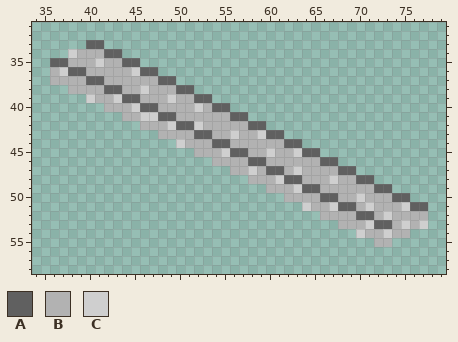
Pixel-art file, stored at assets/art/hub_level/sidewalk/sidewalk1.aseprite. Above is the file before it was changed.
80x82 pixels, 1 frame. Shown: x 34..79, y 31..58.
Visible layers, top first: "sidewalk", "Layer 1".
Palette (. is transparent): A #606060  B #b2b2b2  C #cfcfcf
Pixels before, first column x 36:
33 ....AA....................................
34 ..CBBBAA..................................
35 AABBBCBBAA................................
36 BCAABBBBBCAA..............................
37 BBBBAABBBBBBAA............................
38 ..BBBBAABBCBBBAA..........................
39 ....CBBCAABBBCBBAA........................
40 ......BBBCAABBBBCBAA......................
41 ........BBCCAABBBBBBAA....................
42 ..........BBBCAACBBBBBAA..................
43 ............BBBBAABBCBBCAA................
44 ..............CBBBAABBBBBBAA..............
45 ................BBBCAABBCBBCAA............
46 ..................BBBBAABBBBBBAA..........
47 ....................BBCBAABCBBBBAA........
48 ......................BBBCAABBBCBBAA......
49 ........................BBBCAABBBBBBAA....
50 ..........................BBBBAABBCBBBAA..
51 ............................CBBCAABCBBBCAA
52 ..............................BBBBAABCBBBB
53 ................................BBBCAABCBC
54 ..................................CBBCBB..
55 ....................................BB....
New version:
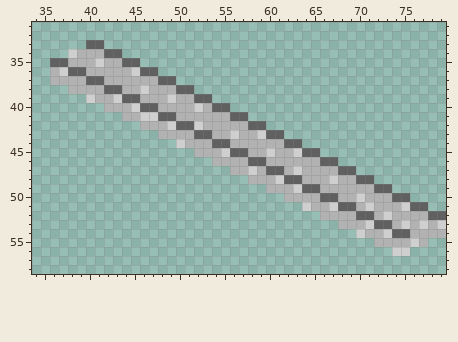
From old to new:
Layer "sidewalk":
y 52: x 78..79 .. -> AA
y 53: x 78..79 .. -> BC
y 54: x 74..79 BB.... -> AABBBB
y 55: x 74..77 .... -> BBCB
y 56: x 74..75 .. -> CC
Where, in picture pixels (left, top, right, bottom), the same in both pictures:
changed: (392, 211, 446, 256)
